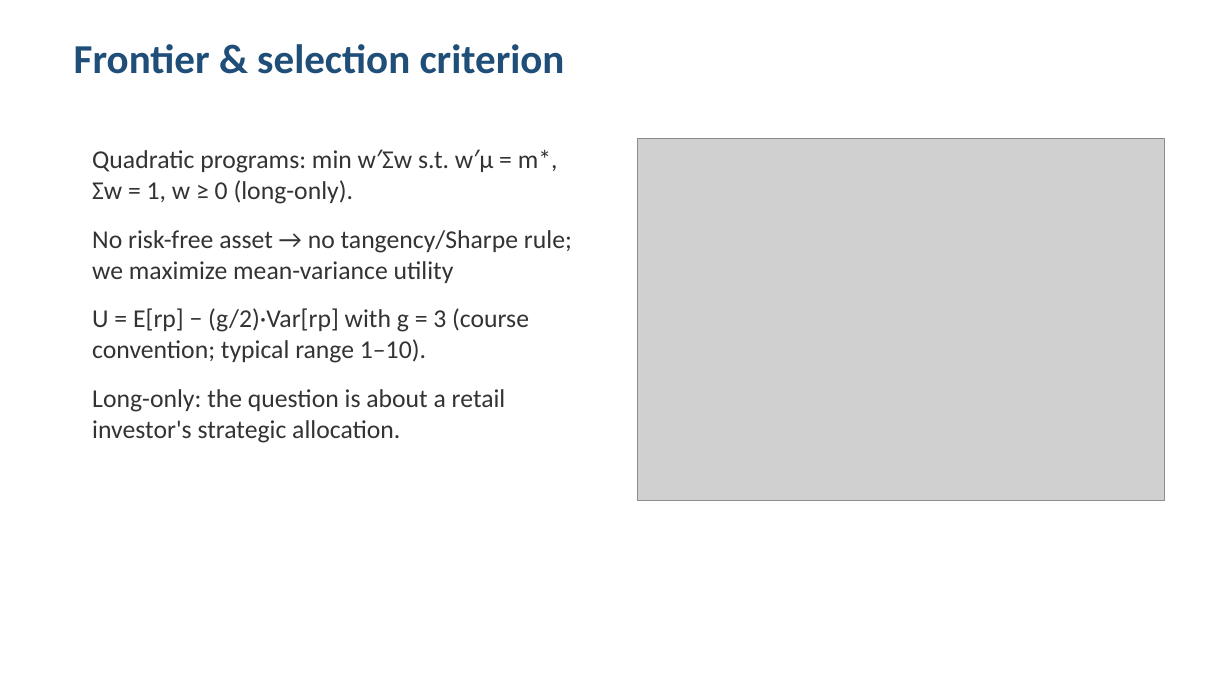
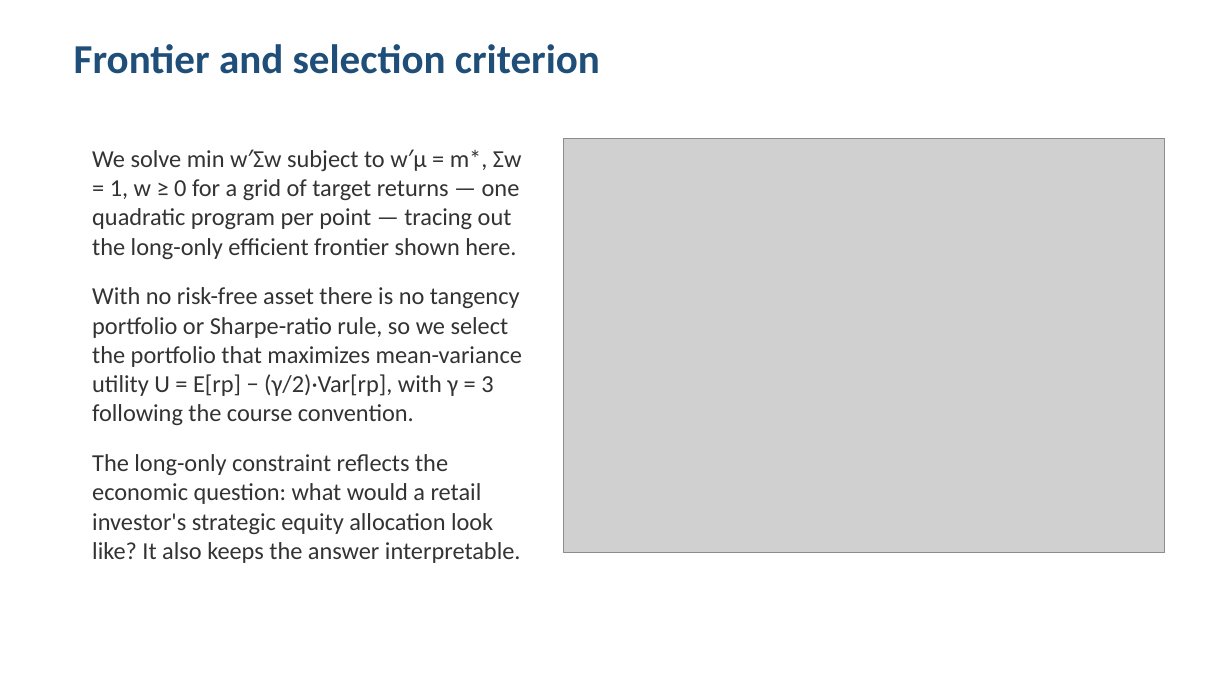
Before and after one commit to faketut/cfm301-project1-efficient-portfolio, a slide deck: slide 5 of presentation/deck.pptx. Drawn at 1232x693 pixels with LibreOffice and Linux fonts; fonts in the diff are those of the drawing; grey boxes stand for pictures. Boxes give left, top, right and bottom in pixels: in the first picture for what was removed or moved away, otherwise in the second. Text is boxed around its words. In the diff, an @@ line names an element or a change of style, - is before the commit and + after.

Commit message:
Fix frontier to efficient upper branch; full-sentence deck; larger frontier slide figure

```diff
--- a/presentation/deck.pptx
+++ b/presentation/deck.pptx
@@ text at (x1=74, y1=44, x2=600, y2=74): text changed @@
-Frontier & selection criterion
+Frontier and selection criterion
@@ text at (x1=92, y1=149, x2=522, y2=563): text changed; size 20 to 19 pt @@
-Quadratic programs: min w′Σw s.t. w′μ = m*, Σw = 1, w ≥ 0 (long-only).
-No risk-free asset → no tangency/Sharpe rule; we maximize mean-variance utility
-U = E[rp] − (g/2)·Var[rp] with g = 3 (course convention; typical range 1–10).
-Long-only: the question is about a retail investor's strategic allocation.
+We solve min w′Σw subject to w′μ = m*, Σw = 1, w ≥ 0 for a grid of target returns — one quadratic program per point — tracing out the long-only efficient frontier shown here.
+With no risk-free asset there is no tangency portfolio or Sharpe-ratio rule, so we select the portfolio that maximizes mean-variance utility U = E[rp] − (γ/2)·Var[rp], with γ = 3 following the course convention.
+The long-only constraint reflects the economic question: what would a retail investor's strategic equity allocation look like? It also keeps the answer interpretable.
@@ picture resized from (x1=638, y1=139, x2=1165, y2=501) to (x1=564, y1=139, x2=1165, y2=553) @@
```
Also in this commit, not shown: 6 other slides changed, 6 other files.
